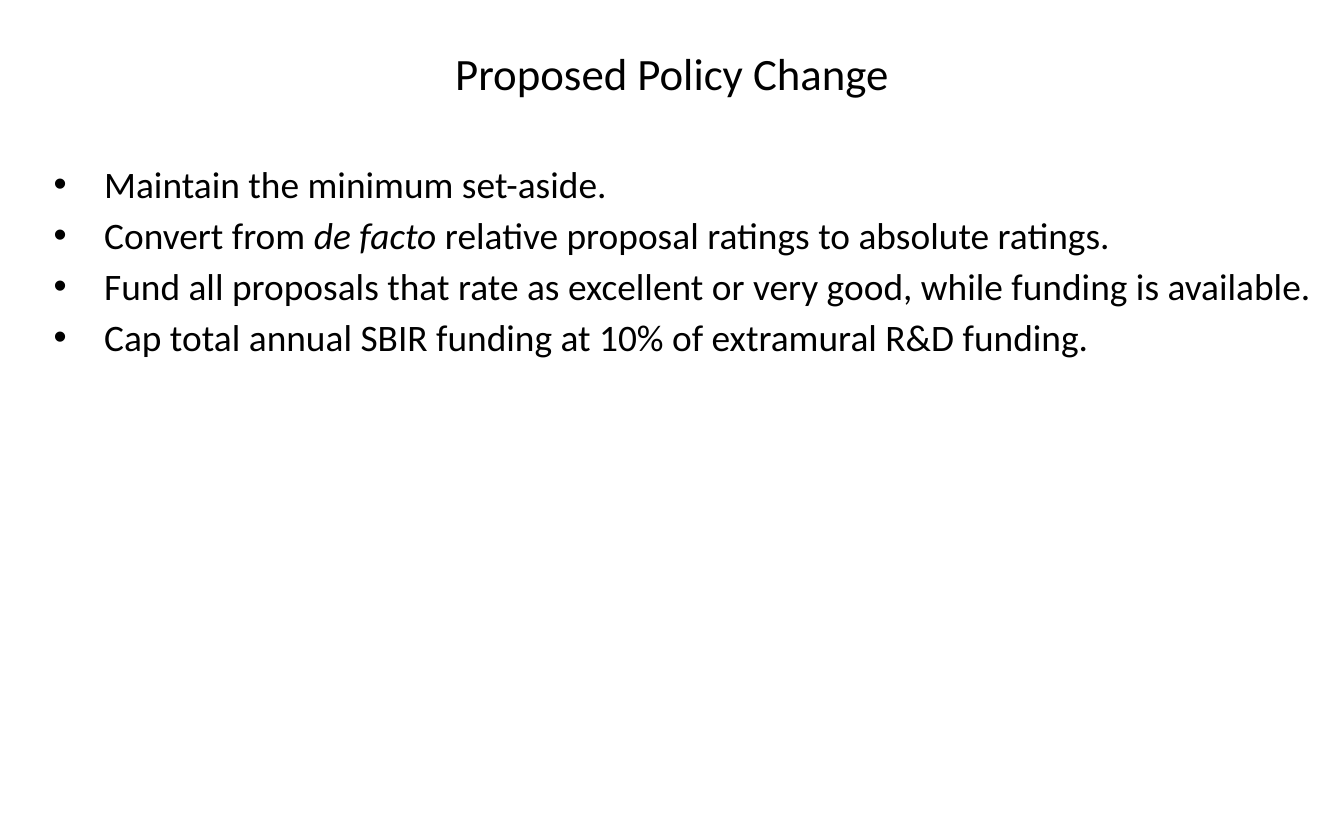
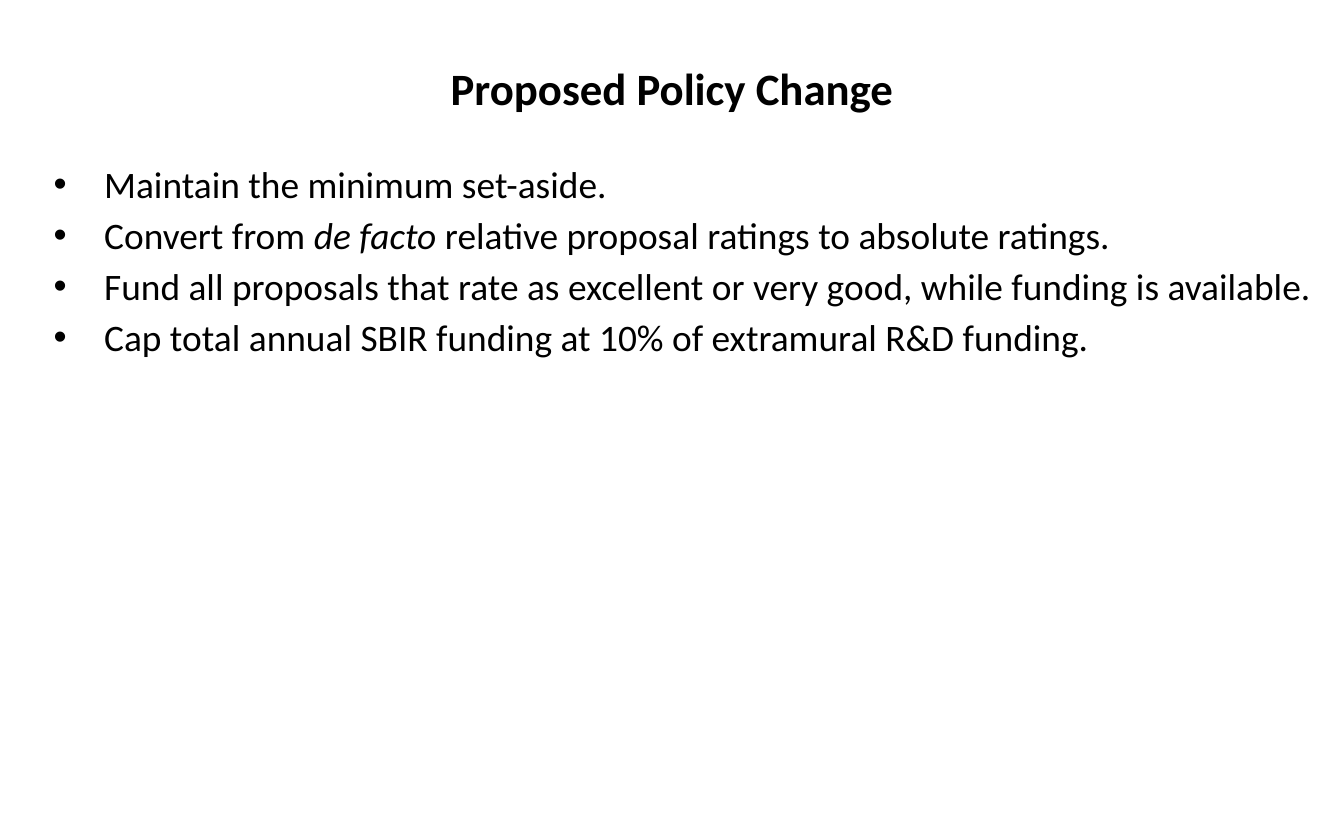
Before and after one commit to SLU-Courses-Townes/POLS6310, a slide deck: slide 10 of FinalProject/Docs/Townes_POLS6310_2019_Spring_FinalProject_Presentation_v00.pptx (slide 3 before the commit). Drawn at 1344x840 pixels with LibreOffice and Linux fonts; fonts in the diff are those of the drawing. Boxes give left, top, right and bottom in pixels: in the first picture for what was removed or moved away, otherwise in the second. Text is boxed around its words. In the diff, an @@ line names an element or a change of style, - is before the commit and + after.

```diff
--- a/FinalProject/Docs/Townes_POLS6310_2019_Spring_FinalProject_Presentation_v00.pptx
+++ b/FinalProject/Docs/Townes_POLS6310_2019_Spring_FinalProject_Presentation_v00.pptx
@@ text "Proposed Policy Change": place and size @@
-text "Proposed Policy Change" at [455,59,888,98]
+text "Proposed Policy Change" at [451,73,893,113]
@@ text "Proposed Policy Change" at [451,73,893,113]: bold on @@
```
Also in this commit, not shown: 3 other slides changed, 2 slides added.
